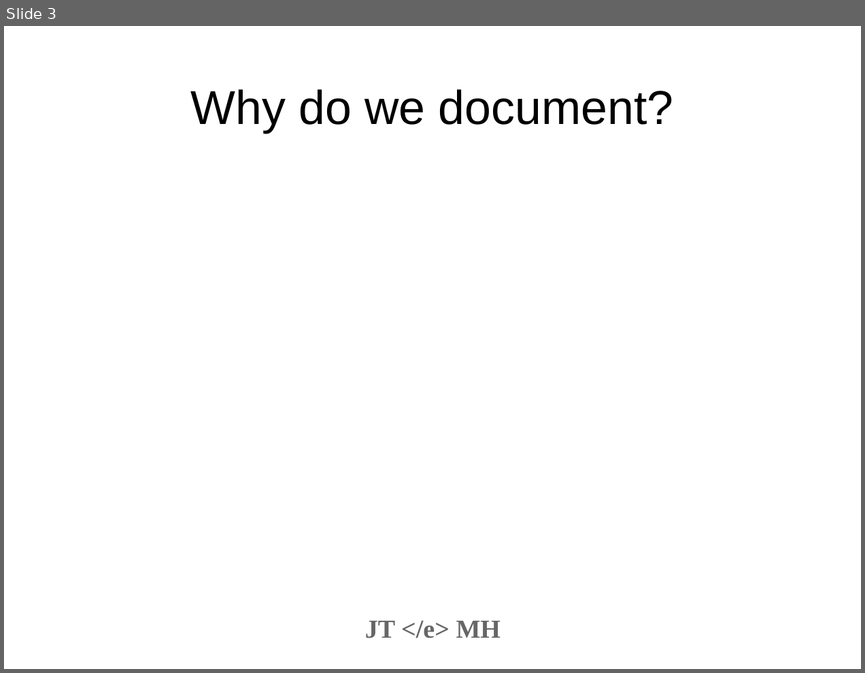
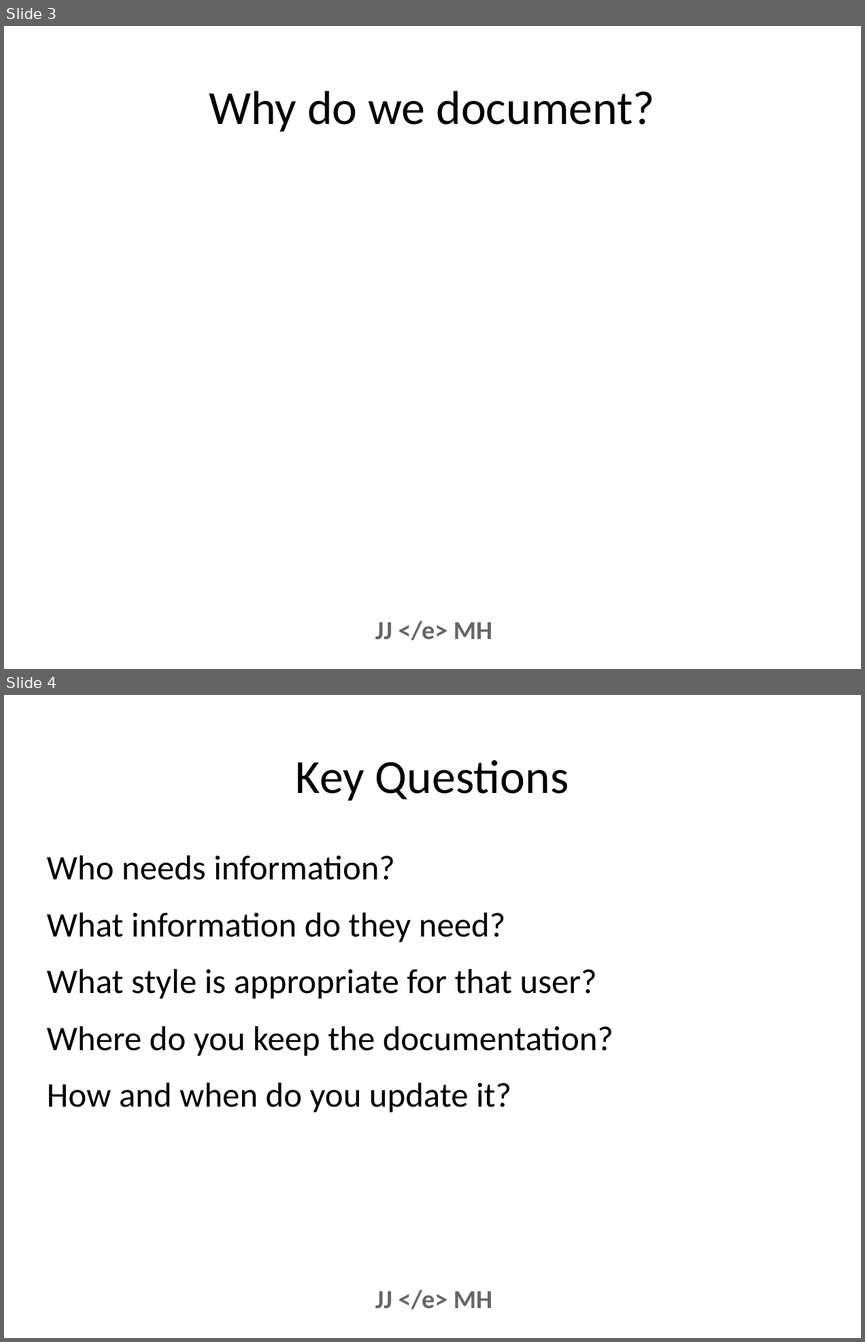
Before and after one commit to projectEndings/Endings, a slide deck: presentations/dhsi2019/documentation.odp. Shown one above the other, each under a label of ours: slide 3 before the commit, slides 3 and 4 after it. The pictures are 865x673 and 865x1342 pixels, drawn with LibreOffice and Linux fonts; fonts in the diff are those of the drawing; background and template pictures are left out. Boxes give left, top, right and bottom in pixels: in the first picture for what was removed or moved away, otherwise in the second. Text is boxed around its words. In the diff, an @@ line names an element or a change of style, - is before the commit and + after.

Commit message:
Updated documentation slides and using releases slides

```diff
--- a/presentations/dhsi2019/documentation.odp
+++ b/presentations/dhsi2019/documentation.odp
@@ slide 4 added at [4, 695, 861, 1338], background #FFFFFF @@
@@ title added at [296, 760, 569, 801], 44 pt, text #000000 @@
+Key Questions
@@ text added at [47, 855, 613, 1113], 32 pt, text #000000 @@
+Who needs information?
+What information do they need?
+What style is appropriate for that user?
+Where do you keep the documentation?
+How and when do you update it?
@@ text added at [375, 1289, 492, 1309], 24 pt, text #666666, bold @@
+JJ </e> MH
@@ slide 3 changed as well @@
@@ title "Why do we document?" at [209, 91, 655, 132]: font Arial to Calibri; alignment centre to left @@
@@ text at [375, 620, 492, 640]: text changed; font Times New Roman to Calibri @@
-JT </e> MH
+JJ </e> MH
```
Also in this commit, not shown: 13 other slides changed, 7 other slides added, 1 slide removed, 1 other file.
